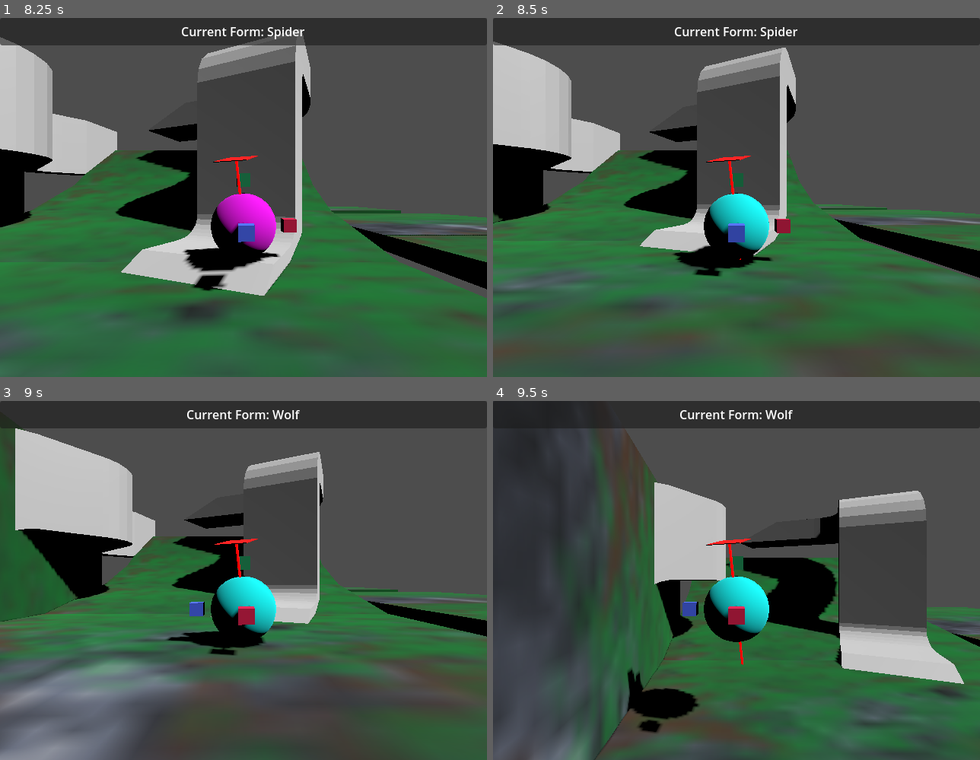
Above: before the commit, frames 1-4 (two rows, left to right).
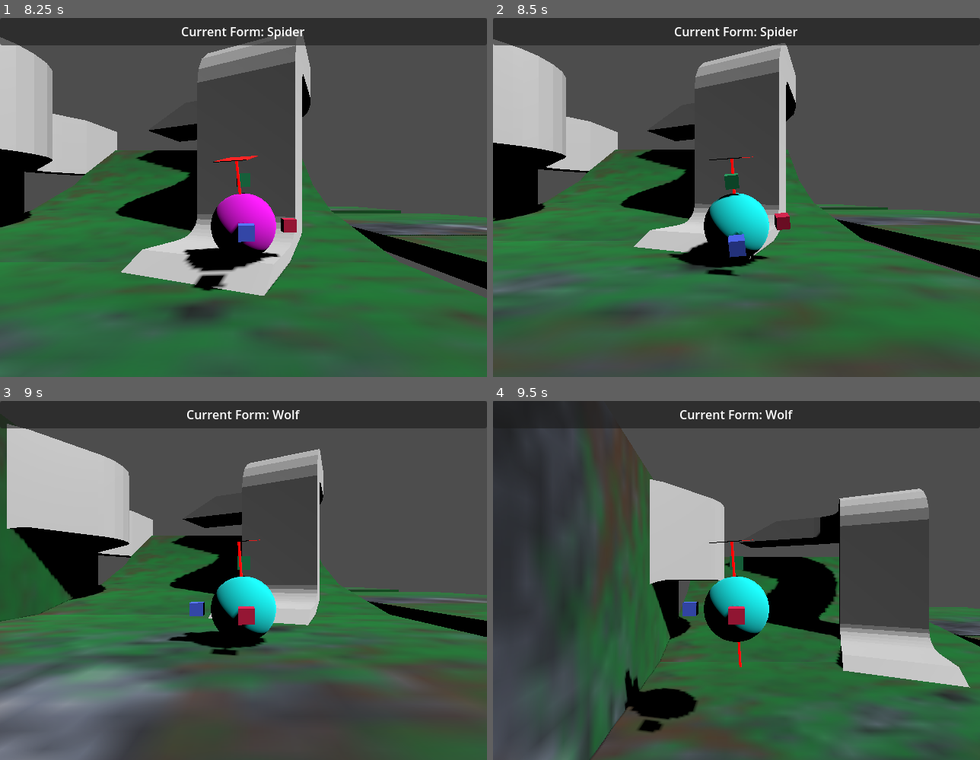
Above: after the commit, the same moments.

Repository: LettucePie/druid
Game: Godot game, scene res://playscenes/play_0.tscn
The game is run twice, just before and just after one commit, with the same random seed, the same clock (stepped at 60 frames per second) and the same inputs.
Inputs:
- Up to frame 1 (8.25 s): tap Enter (ui_accept) at 0.5 s; hold D (move_right) 0.53-1.28 s; tap Space (jump) at 0.6, 0.77, 1.07, 1.52, 1.55, 1.82, 2.3, 3.02, 3.05, 3.32, 3.77, 3.8, 4.07, 4.52, 4.55, 4.82, 5.1, 6.02, 6.05, 6.32, 6.77, 6.8, 7.07, 7.52, 7.55, 7.82 s; hold S (move_down) 1.28-2.03 s; tap K (cam_down) at 1.35, 5.85 s; hold D (move_right) 2.03-2.78 s; tap J (cam_left) at 2.1, 6.6 s; hold W (move_up) 2.78-3.53 s; tap L (cam_right) at 2.85, 7.35 s; hold A (move_left) 3.53-5.03 s; tap I (cam_up) at 3.6, 8.1 s; tap Q (form_switcher) at 4.35 s; hold S (move_down) 5.03-5.78 s; hold D (move_right) 5.78-6.53 s; hold W (move_up) 6.53-7.28 s; hold D (move_right) 7.28-8.03 s; hold S (move_down) from 8.03 s (still down)
- Up to frame 2 (8.5 s): keep holding S (move_down); tap Space (jump) at 8.3 s
- Up to frame 3 (9 s): release S (move_down) at 8.78 s; hold A (move_left) from 8.78 s (still down); tap Q (form_switcher) at 8.85 s
- Up to frame 4 (9.5 s): keep holding A (move_left); tap Space (jump) at 9.02, 9.05, 9.32 s

Frame 1 is identical in both runs. In frame 2, 3.6% of the frame differs, in the area x 0-100%, y 5-94%; in frame 3, 4.4%, in the area x 0-100%, y 6-100%; in frame 4, 3.8%.

Commit message:
tweaked numbers on magnet pull angle and force

Diff:
--- a/core/player.gd
+++ b/core/player.gd
@@ -26,8 +26,8 @@
 var form_speed : float = 5.0
 var form_jump : float = 4.5
 var form_air_control : float = 0.15
+var form_mag_angle : float = 0.15
 const MAG_PULL = 10.5
-const MAG_ANGLE = 0.85
 var floor_angle : float
 var previous_normal : Vector3 = Vector3.UP
 var current_cam : Camera3D
@@ -72,6 +72,7 @@
 		form_speed = 5.0
 		form_jump = 4.5
 		form_air_control = 2.5
+		form_mag_angle = 0.8
 		update_up(Vector3.UP)
 	if form == Form.SPIDER:
 		motion_mode = 0
@@ -80,6 +81,7 @@
 		form_speed = 4.0
 		form_jump = 4.0
 		form_air_control = 4.9
+		form_mag_angle = 0.15
 	if form == Form.RAT:
 		pass
 	if form == Form.WOLF:
@@ -89,6 +91,7 @@
 		form_speed = 7.0
 		form_jump = 5.0
 		form_air_control = 1.0
+		form_mag_angle = 0.4
 		update_up(Vector3.UP)
 
 
@@ -232,7 +235,7 @@
 		## Check if the Magnet Ray is colliding, if so pull the player to it
 		## by subtracting blended_normal from the velocity.
 		if $magnet_ray.is_colliding() \
-		and Vector3.UP.angle_to(blended_normal) >= MAG_ANGLE \
+		and Vector3.UP.angle_to(blended_normal) >= form_mag_angle \
 		and magnet_cooldown <= 0:
 			velocity -= blended_normal * MAG_PULL
 			$norm_vec/mag.visible = true
@@ -310,7 +313,7 @@
 			set_jump_velocity()
 		if current_form == Form.SPIDER \
 		and (is_on_floor() or is_on_ceiling() or is_on_wall()):
-			if floor_angle >= MAG_ANGLE:
+			if floor_angle >= form_mag_angle:
 				magnet_cooldown = 30
 				velocity = get_up_direction() * 5
 			else:
